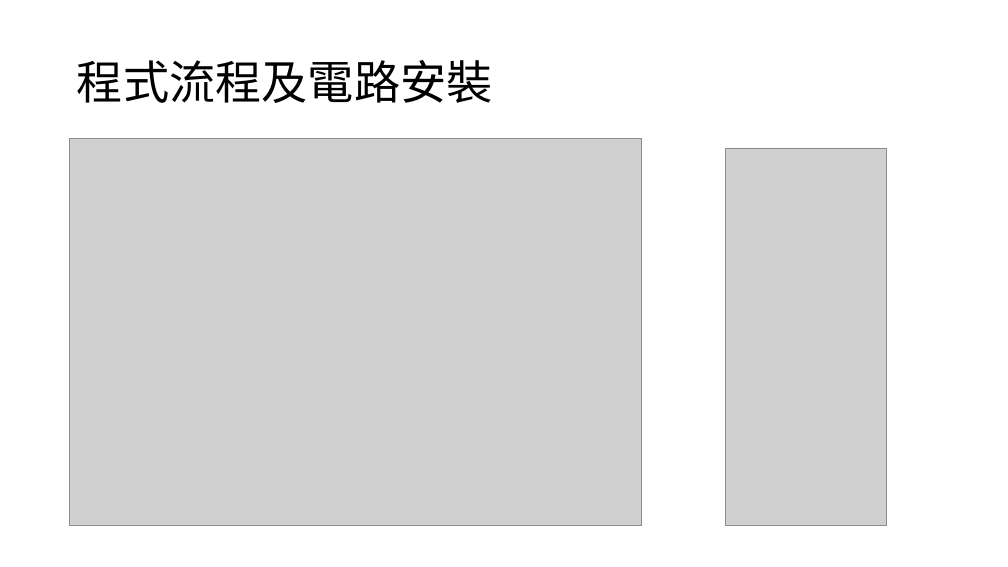
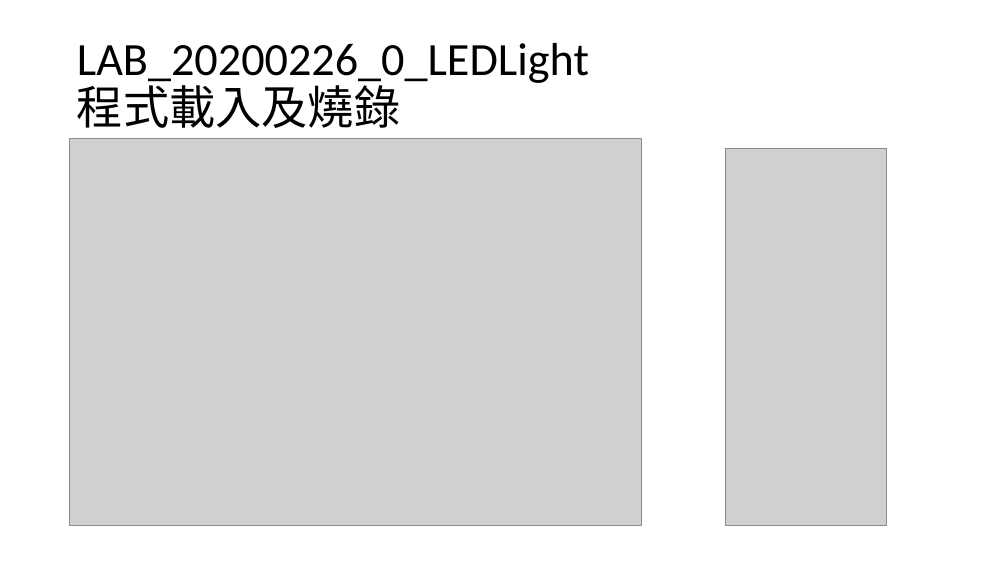
Before and after one commit to NAERSTEAM/EELAB, a slide deck: slide 4 of Lesson_20200701_0_ArduinoIDE101/Lesson_20200701_0_ArduinoIDE101.pptx (slide 6 before the commit). Drawn at 1008x567 pixels with LibreOffice and Linux fonts; fonts in the diff are those of the drawing; grey boxes stand for pictures. Boxes give left, top, right and bottom in pixels: in the first picture for what was removed or moved away, otherwise in the second. Text is boxed around its words. In the diff, an @@ line names an element or a change of style, - is before the commit and + after.

```diff
--- a/Lesson_20200701_0_ArduinoIDE101/Lesson_20200701_0_ArduinoIDE101.pptx
+++ b/Lesson_20200701_0_ArduinoIDE101/Lesson_20200701_0_ArduinoIDE101.pptx
@@ title at (77,43,589,128): text changed @@
-程式流程及電路安裝
+LAB_20200226_0_LEDLight
+程式載入及燒錄
```
Also in this commit, not shown: 2 other slides changed, 2 other files.
